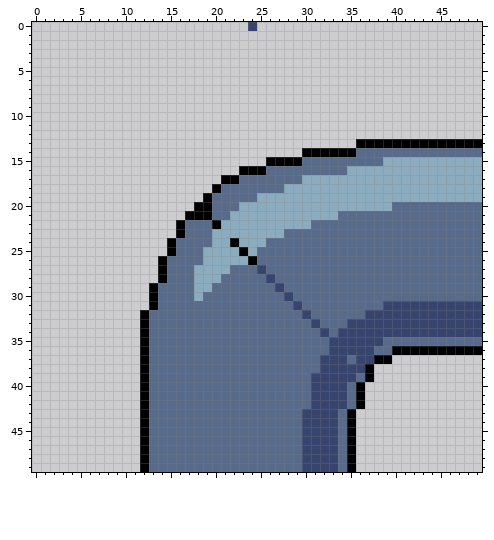
Two states of a pixel-art sprite, img/pipe_bottom_right.png. The first picture shows the starting point.
The file is 52x50 pixels. The old version is drawn lined up with the new one, on the new canvas.
After:
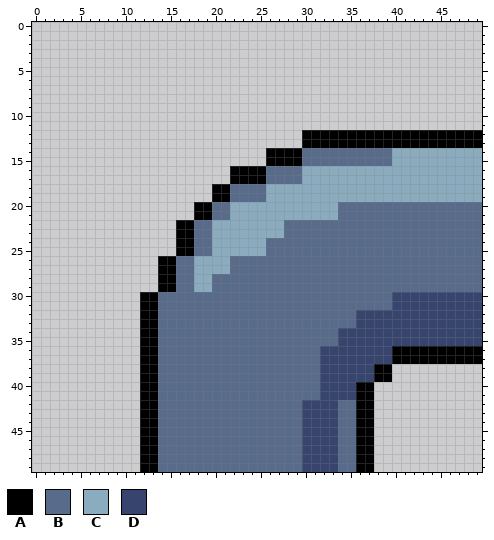
Palette (. is transparent): A #000000  B #586b8b  C #8bacbf  D #37446e
The commit says: changed pipes part 2
Changes in this commit:
canvas 52x50 -> 50x50, the old top-left corner now at -2,0 (the part of the old canvas that was cut away was empty and is not shown)
Changed rows in their new state; - is an unchanged pixel.
first column x 24:
 0 .
first column x 12:
12 ------------------AAAAAAAAAAAAAAAAAAAA
13 ------------------AAAAAA--------------
14 --------------AAAABBBBBB----CCCCCCCCCC
15 ---------------------------B----------
16 ----------A-------CCCCC---------------
17 ---------.-AAA------------------------
18 ---------A----CC----------------------
19 -------.AA---B------------------------
20 ----------C-----------BBBBBB----------
21 -----.--------------------------------
22 -----A--C-------BBB-------------------
23 -----A--------------------------------
24 ---.AA----C---------------------------
25 ---.AA-B---C-C------------------------
26 ---A--C---BBB-------------------------
27 ---A---------B------------------------
28 ---A----B-----B-----------------------
29 -.AA-----------B----------------------
30 A-----B---------B-----------DDDDDDDDDD
31 A----------------B---------B----------
32 -A----------------B-----D-------------
33 -A-----------------B---B--------------
34 -A------------------B-----------------
35 -A-------------------B-----DDDDDDDDDDD
36 -A------------------D-----DD----------
37 -A---------------------D--DDAAAAAAAAAA
38 -A-----------------------DAA----------
39 -A-----------------B----DDAA----------
40 -A-----------------B---D-A------------
41 -A-----------------B---D-A------------
42 -A----------------D---B--A------------
43 -A---------------------BAA------------
44 -A---------------------BAA------------
45 -A---------------------BAA------------
46 -A---------------------BAA------------
47 -A---------------------BAA------------
48 -A---------------------BAA------------
49 -A---------------------BAA------------
